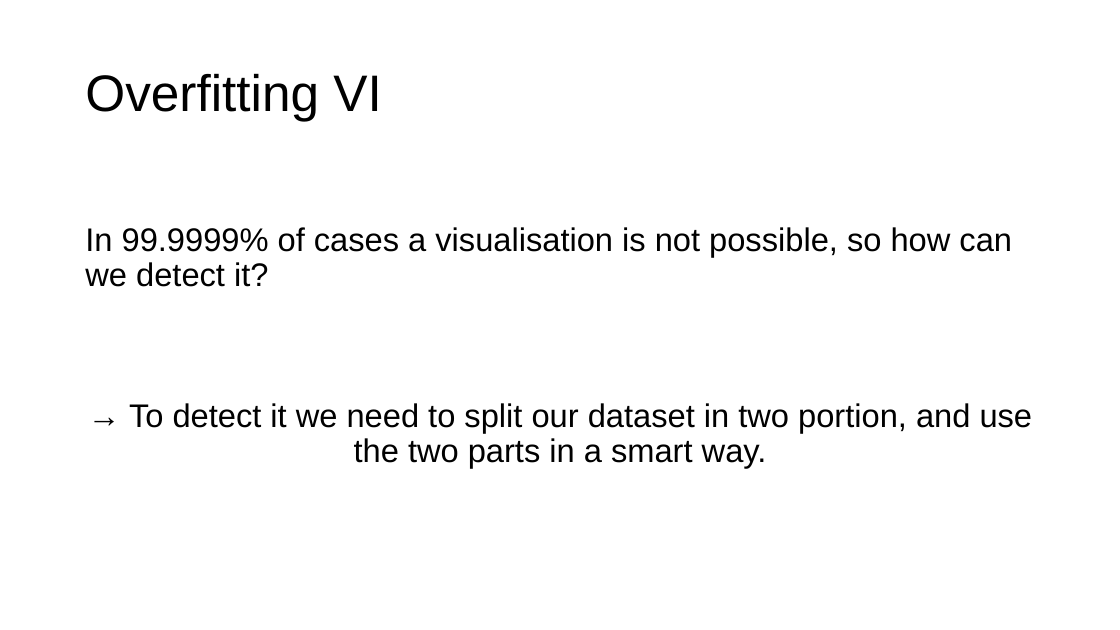
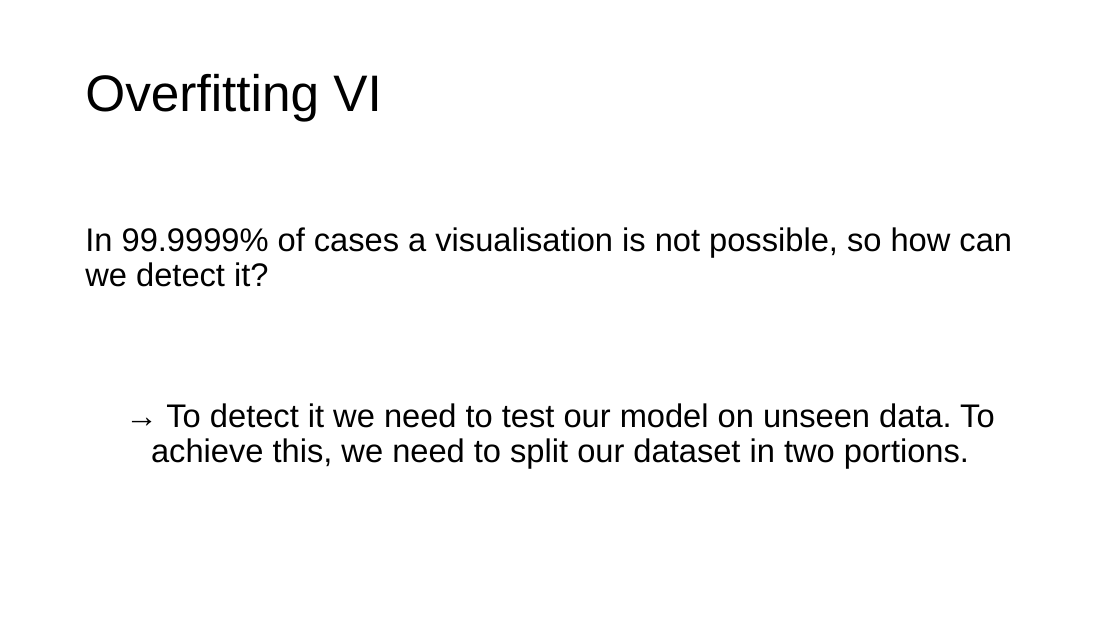
Before and after one commit to toelt-llc/MSCA-ITN-PARENT, a slide deck: slide 14 of DETERMINED2022/Introduction to model validation and unbalanced datasets/DETERMINED2022-toelt-Model_Validation_lecture_michelucci.pptx (slide 8 before the commit). Drawn at 1120x630 pixels with LibreOffice and Linux fonts; fonts in the diff are those of the drawing; background and template pictures are left out. Boxes give left, top, right and bottom in pixels: in the first picture for what was removed or moved away, otherwise in the second. Text is boxed around its words. In the diff, an @@ line names an element or a change of style, - is before the commit and + after.

```diff
--- a/DETERMINED2022/Introduction to model validation and unbalanced datasets/DETERMINED2022-toelt-Model_Validation_lecture_michelucci.pptx
+++ b/DETERMINED2022/Introduction to model validation and unbalanced datasets/DETERMINED2022-toelt-Model_Validation_lecture_michelucci.pptx
@@ text at (151, 403, 995, 468): text changed @@
-→ To detect it we need to split our dataset in two portion, and use the two parts in a smart way.
+→ To detect it we need to test our model on unseen data. To achieve this, we need to split our dataset in two portions.
```
Also in this commit, not shown: 6 other slides changed, 7 slides added, 1 slide removed, 3 other files.
